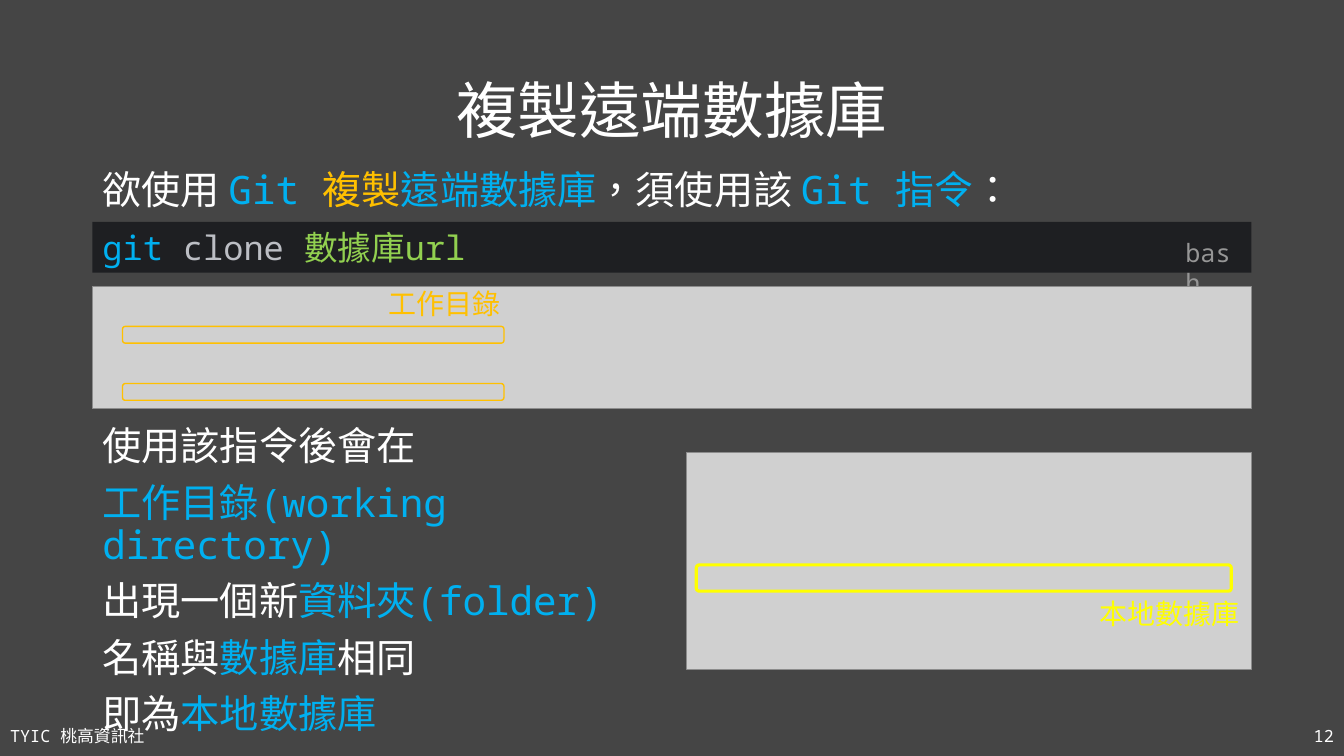
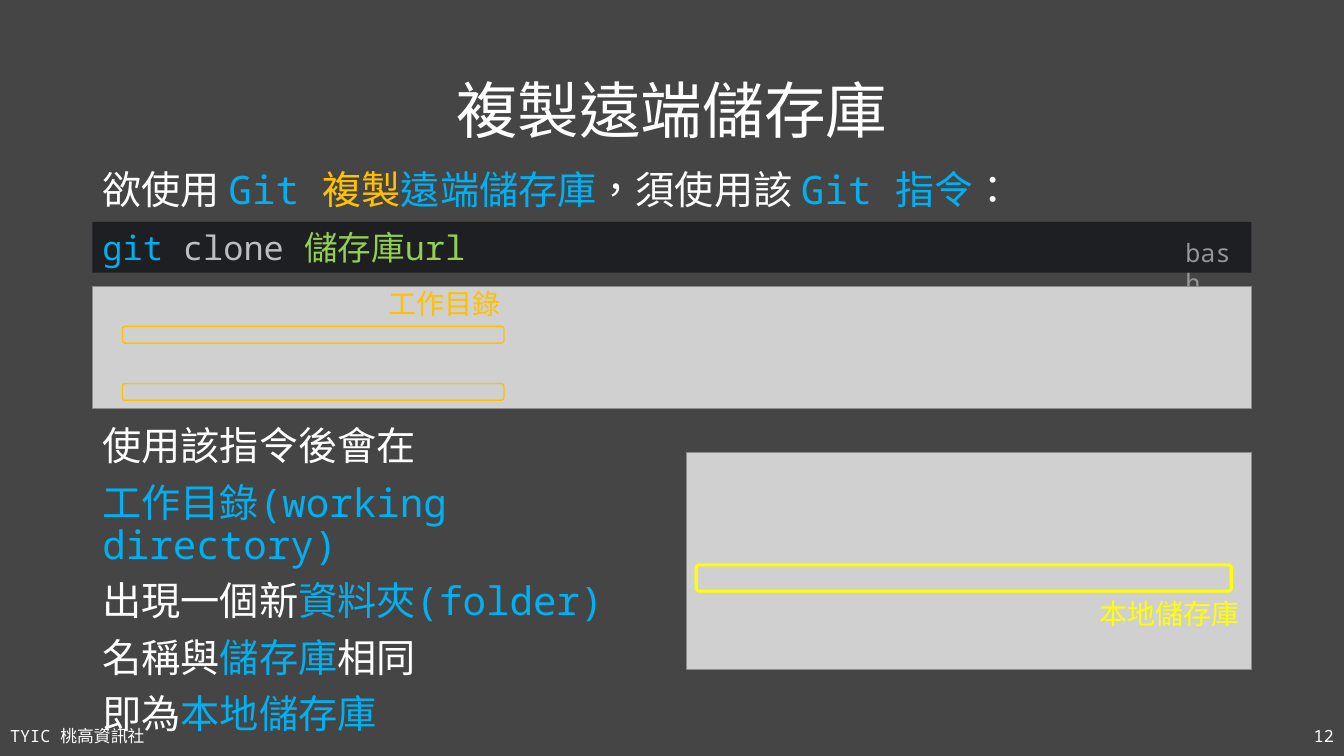
Before and after one commit to TYSHIC/slides, a slide deck: slide 12 of ppt/16_Git 與 Github.pptx. Drawn at 1344x756 pixels with LibreOffice and Linux fonts; fonts in the diff are those of the drawing; grey boxes stand for pictures. Boxes give left, top, right and bottom in pixels: in the first picture for what was removed or moved away, otherwise in the second. Text is boxed around its words. In the diff, an @@ line names an element or a change of style, - is before the commit and + after.

```diff
--- a/ppt/16_Git 與 Github.pptx
+++ b/ppt/16_Git 與 Github.pptx
@@ title at bbox=[456, 81, 887, 138]: text changed @@
-複製遠端數據庫
+複製遠端儲存庫
@@ text at bbox=[102, 171, 1013, 208]: text changed @@
-欲使用 Git 複製遠端數據庫，須使用該 Git 指令：
+欲使用 Git 複製遠端儲存庫，須使用該 Git 指令：
@@ text in rectangle at bbox=[102, 232, 465, 269]: text changed @@
-git clone 數據庫url
+git clone 儲存庫url
@@ text at bbox=[1100, 600, 1240, 627]: text changed @@
-本地數據庫
+本地儲存庫
@@ text at bbox=[102, 639, 415, 739]: text changed @@
-名稱與數據庫相同
-即為本地數據庫
+名稱與儲存庫相同
+即為本地儲存庫
```
Also in this commit, not shown: 19 other slides changed, 4 other files.
